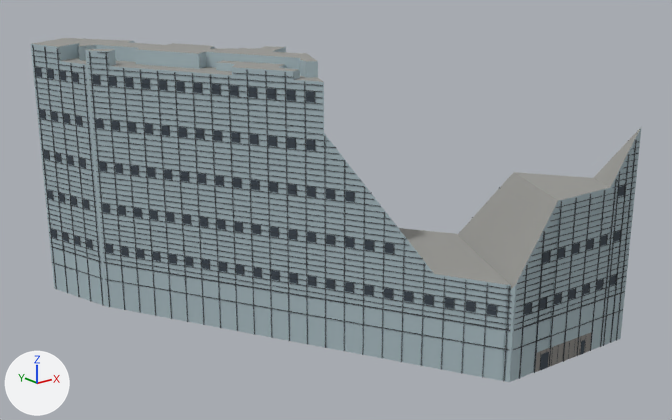
One commit to the glTF model public/canal-drive/models/room-mate-aitana.glb: the scene before it, then after it.
The view is the same before and after, from a 50 mm camera at (-82.1, -121.2, 63.4) aimed at (8.8, -7.6, 17.9). The lights are fixed; the arrows at lower left show +X, +Y and +Z. The picture after the commit comes second. Vertices at exactly the same position are counted once.

Names of what the first picture shows: 'room-mate-aitana'.
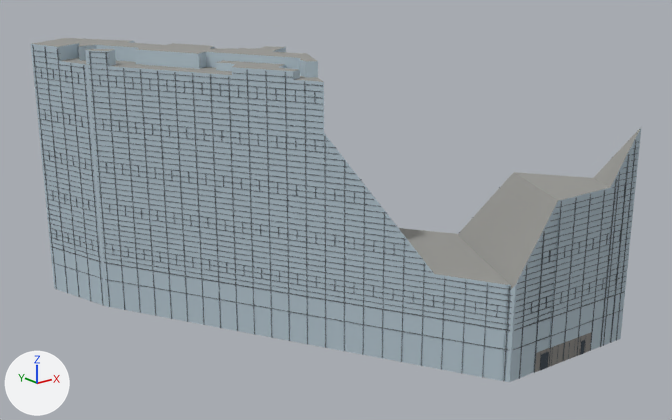
Location of each change, [x1, y1, x2, y2] in pixels of the pictures (672 x 420 px):
```json
{"object": "room-mate-aitana", "change": "reshaped, moved", "before": [31, 38, 641, 382], "after": [31, 38, 641, 382]}
{"part": 1, "of": "me_room_mate_aitana", "change": "deleted", "before": [44, 69, 624, 315]}
{"part": 2, "of": "me_room_mate_aitana", "change": "cut back", "before": [36, 49, 636, 376], "after": [60, 51, 636, 379]}
```

Scene script edits in JSON lines:
```json
{"block": "me_room_mate_aitana", "where": "# used by ob_room_mate_aitana; location = (6.4, -4.1, 21.9); scale = (40.1, 40.1, 40.1)"}
{"op": "remove", "block": "me_room_mate_aitana", "code": "me_room_mate_aitana.from_pydata(...)  # 6188 vertices, 9358 faces; spans x -0.77..0.77, y -1.0..1.0, z -0.54..0.54"}
{"op": "add", "block": "me_room_mate_aitana", "code": "me_room_mate_aitana.from_pydata(...)  # 4420 vertices, 6706 faces; spans x -0.77..0.77, y -1.0..1.0, z -0.55..0.55"}
{"block": "me_room_mate_aitana", "change": "me_room_mate_aitana part 1: 175 loose pieces with 1400 vertices, spanning x -0.76..0.72, y -0.99..0.99, z -0.3..0.45, are deleted"}
{"block": "me_room_mate_aitana", "change": "me_room_mate_aitana part 2: 96 vertices moved from x -0.73..0.73, y -0.99..0.97, z -0.54..0.54 to x -0.73..0.72, y -0.99..0.97, z -0.54..0.54; 520 vertices removed from x -0.76..0.76, y -1.0..1.0, z -0.54..0.54; 152 vertices added at x -0.75..0.76, y -1.0..1.0, z -0.55..0.54"}
```
